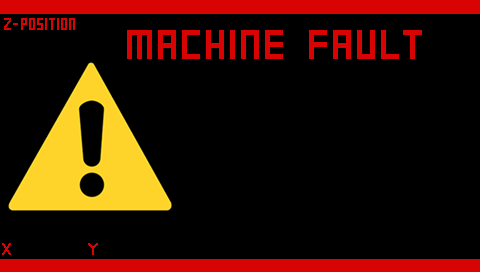
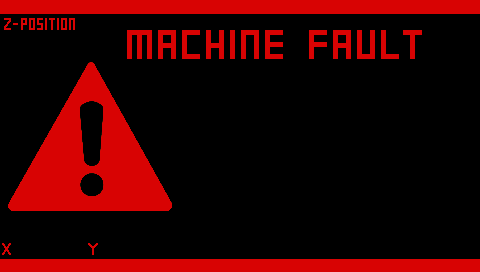
Revision of a layered 480×272 image; what changed, layer by layer:
painted on "88_MachineFault.bmp" over [8, 62, 172, 211]
